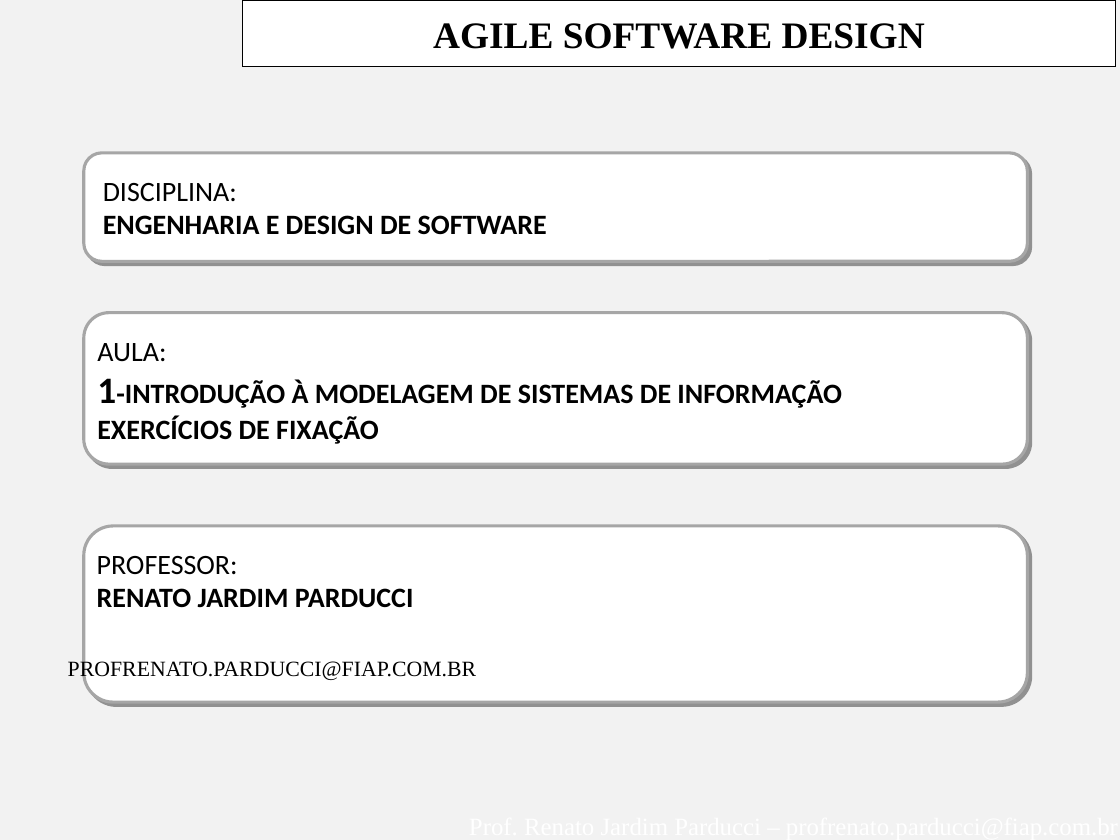
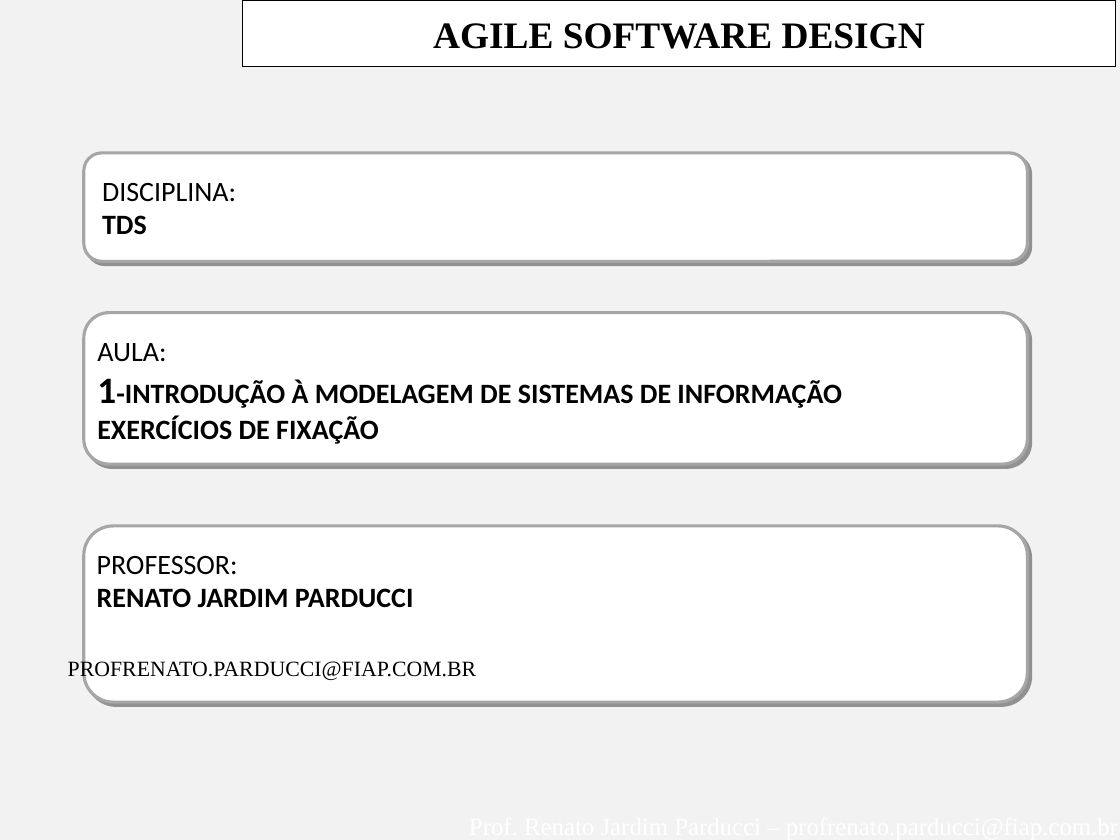
Before and after one commit to Gui-MC1/SI-ESTACIONAMENTO, a slide deck: slide 2 of Documentacao-Engenharia/FIAP--AgleModeling-Aula-1-INTRODUCAO-ENGSW-EXERCICIOS.ppt. Drawn at 1120x840 pixels with LibreOffice and Linux fonts; fonts in the diff are those of the drawing; background and template pictures are left out. Boxes give left, top, right and bottom in pixels: in the first picture for what was removed or moved away, otherwise in the second. Text is boxed around its words. In the diff, an @@ line names an element or a change of style, - is before the commit and + after.

Commit message:
Alteracao do segundo slide
Alteracao do segundo slide

```diff
--- a/Documentacao-Engenharia/FIAP--AgleModeling-Aula-1-INTRODUCAO-ENGSW-EXERCICIOS.ppt
+++ b/Documentacao-Engenharia/FIAP--AgleModeling-Aula-1-INTRODUCAO-ENGSW-EXERCICIOS.ppt
@@ text at [102, 215, 147, 234]: text changed @@
-ENGENHARIA E DESIGN DE SOFTWARE
+TDS
```
